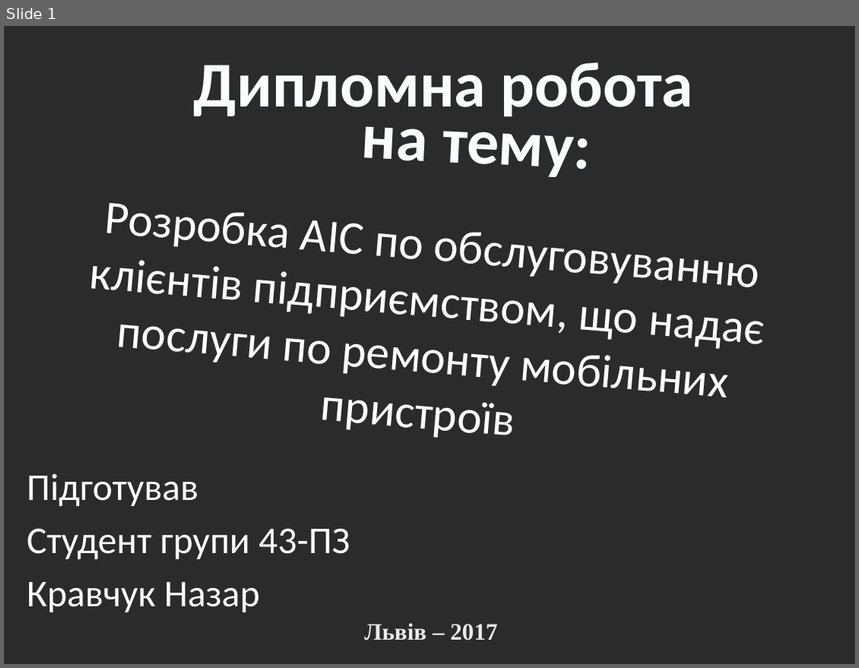
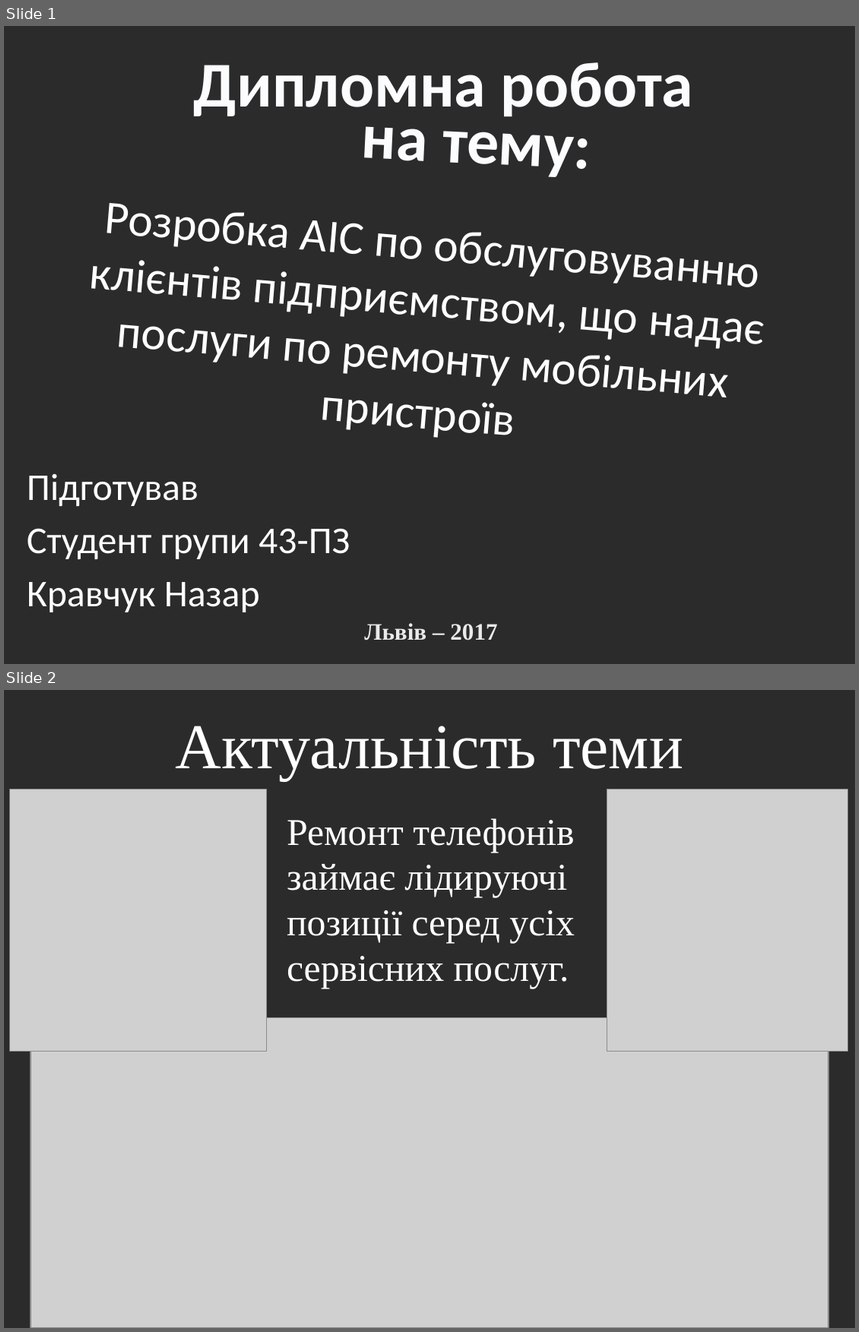
Before and after one commit to naziway/GraduateWork, a slide deck: prezentation/дипломна_презентація.pptx. Shown one above the other, each under a label of ours: slide 1 before the commit, slides 1 and 2 after it. The pictures are 859x668 and 859x1332 pixels, drawn with LibreOffice and Linux fonts; fonts in the diff are those of the drawing; grey boxes stand for pictures; background and template pictures are left out; a plain dark background stands for a picture behind light text. Boxes give left, top, right and bottom in pixels: in the first picture for what was removed or moved away, otherwise in the second. Text is boxed around its words. In the diff, an @@ line names an element or a change of style, - is before the commit and + after.

```diff
--- a/prezentation/дипломна_презентація.pptx
+++ b/prezentation/дипломна_презентація.pptx
@@ slide 2 added at [4, 690, 855, 1328], background picture (left out) @@
@@ text added at [176, 726, 683, 780], 54 pt, text #FFFFFF @@
+Актуальність теми
@@ picture added at [10, 790, 267, 1052] @@
@@ picture added at [607, 790, 848, 1052] @@
@@ text added at [287, 818, 575, 989], 32 pt, text #FFFFFF @@
+Ремонт телефонів займає лідируючі позиції серед усіх сервісних послуг.
@@ picture added at [31, 1018, 829, 1328] @@
```
Also in this commit, not shown: 2 other slides added, 1 slide removed, 9 other files.
